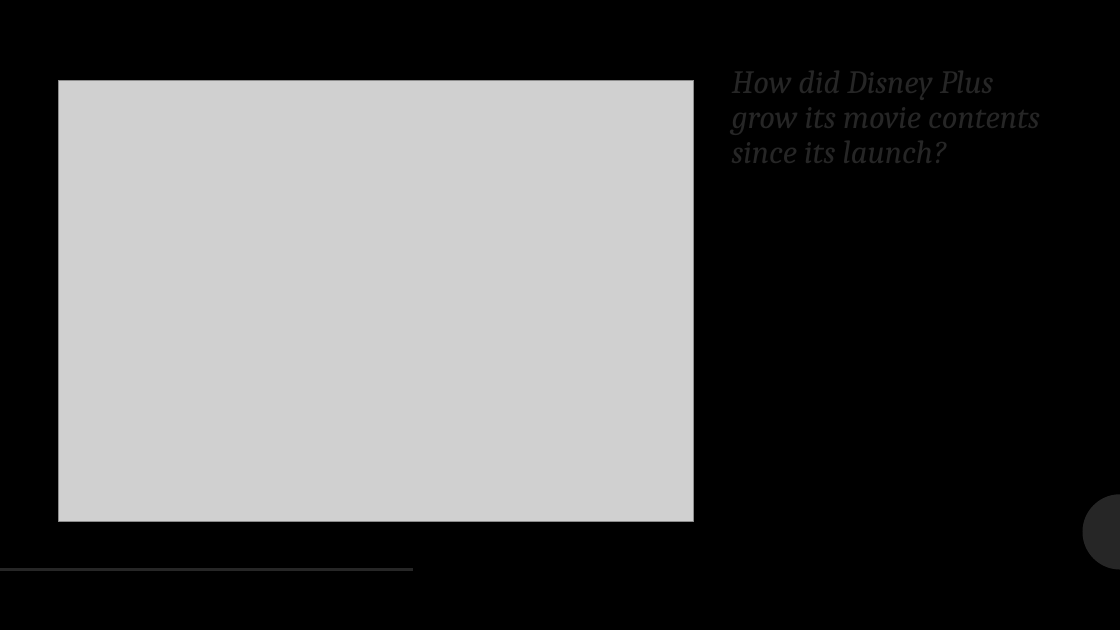
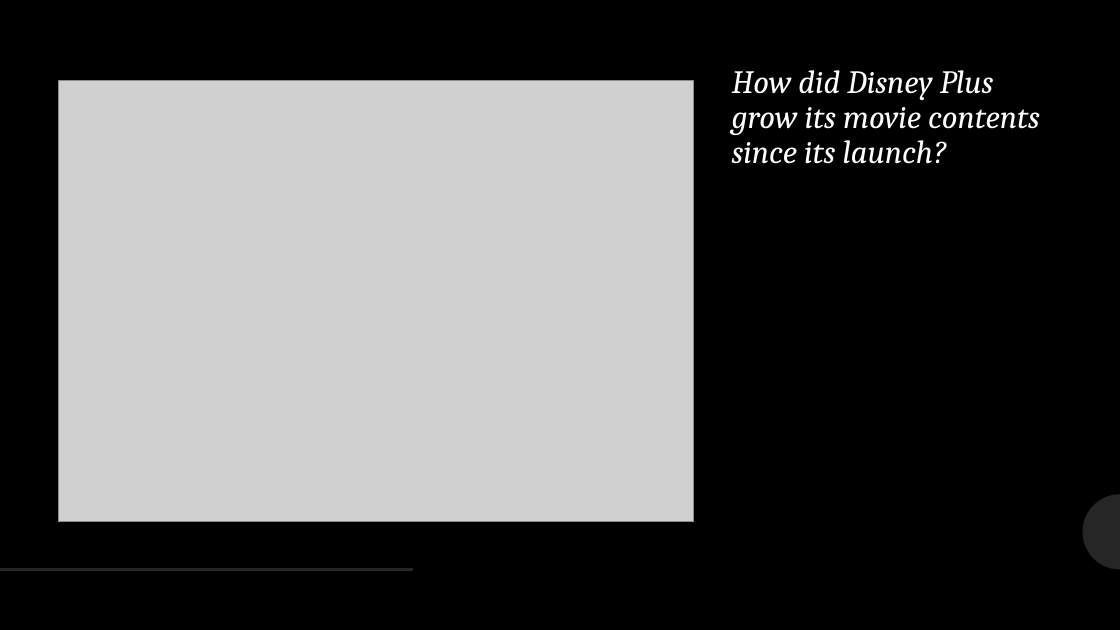
Before and after one commit to qwang27/Python_Into_Project, a slide deck: slide 7 of Analysis of Disney Plus Competitiveness over Netflix.pptx. Drawn at 1120x630 pixels with LibreOffice and Linux fonts; fonts in the diff are those of the drawing; grey boxes stand for pictures. Boxes give left, top, right and bottom in pixels: in the first picture for what was removed or moved away, otherwise in the second. Text is boxed around its words. In the diff, an @@ line names an element or a change of style, - is before the commit and + after.

```diff
--- a/Analysis of Disney Plus Competitiveness over Netflix.pptx
+++ b/Analysis of Disney Plus Competitiveness over Netflix.pptx
@@ title "How did Disney Plus grow ..." at (732, 70, 1040, 164): text colour #262626 to #FFFFFF @@
```
Also in this commit, not shown: 6 other slides changed, 5 other files.
